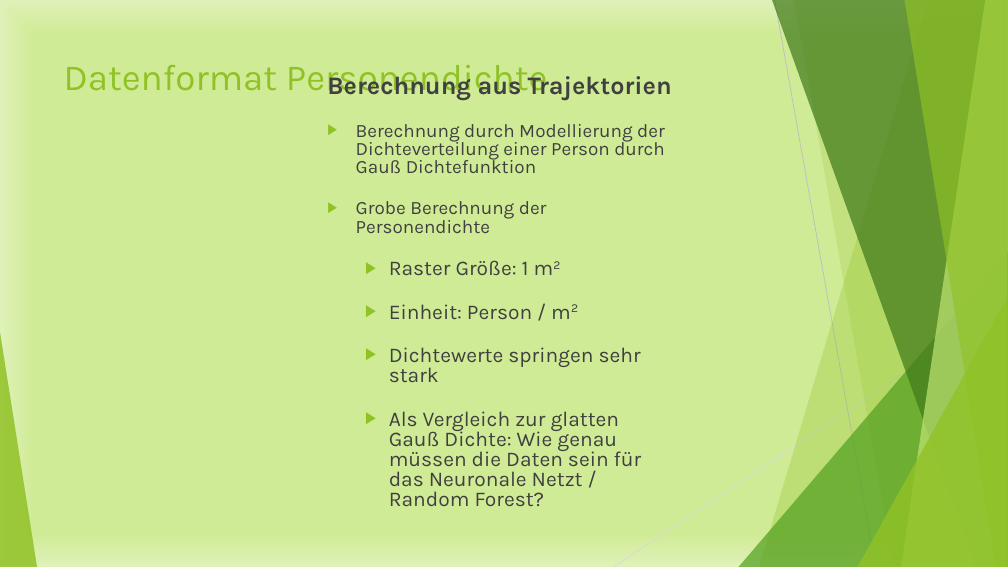
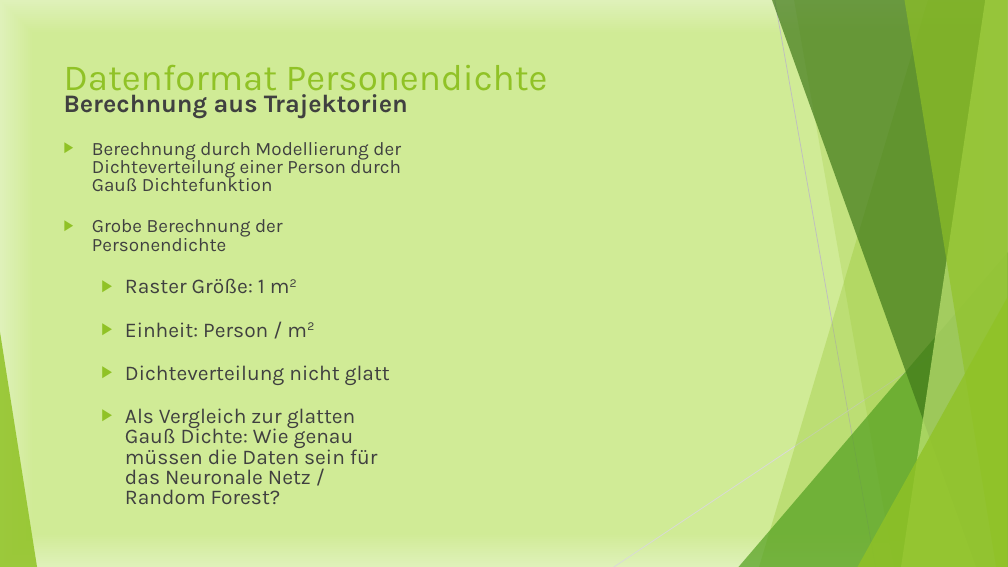
Before and after one commit to Datagroup-ModSim/ModSim17-data-generation-filters, a slide deck: slide 33 of presentations/Datenerzeugung und Datenanalyse_Sprint1.pptx (slide 34 before the commit). Drawn at 1008x567 pixels with LibreOffice and Linux fonts; fonts in the diff are those of the drawing. Boxes give left, top, right and bottom in pixels: in the first picture for what was removed or moved away, otherwise in the second. Text is boxed around its words. In the diff, an @@ line names an element or a change of style, - is before the commit and + after.

```diff
--- a/presentations/Datenerzeugung und Datenanalyse_Sprint1.pptx
+++ b/presentations/Datenerzeugung und Datenanalyse_Sprint1.pptx
@@ text "Berechnung aus Trajektorien": place and size @@
-text "Berechnung aus Trajektorien" at <box>327,72,672,506</box>
+text "Berechnung aus Trajektorien" at <box>64,90,408,504</box>
@@ text at <box>125,365,390,504</box>: text changed @@
-  ▶ Dichtewerte springen sehr stark
-  ▶ Als Vergleich zur glatten Gauß Dichte: Wie genau müssen die Daten sein für das Neuronale Netzt / Random Forest?
+  ▶ Dichteverteilung nicht glatt
+  ▶ Als Vergleich zur glatten Gauß Dichte: Wie genau müssen die Daten sein für das Neuronale Netz / Random Forest?
```
Also in this commit, not shown: 14 other slides changed, 2 slides added, 3 slides removed.
